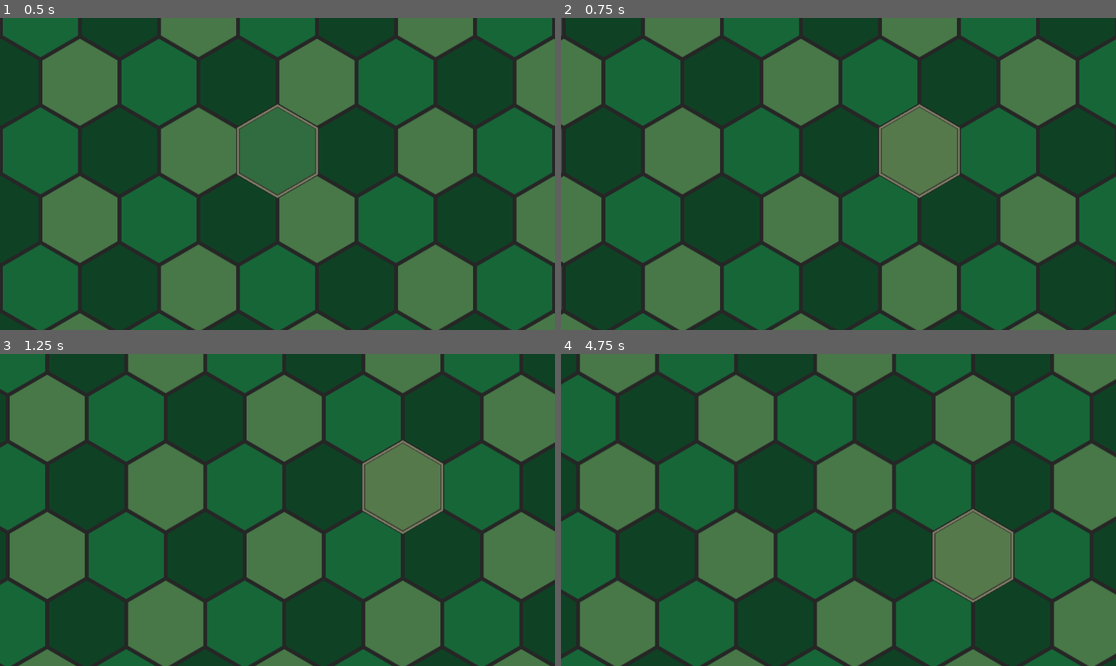
Above: before the commit, frames 1-4 (two rows, left to right).
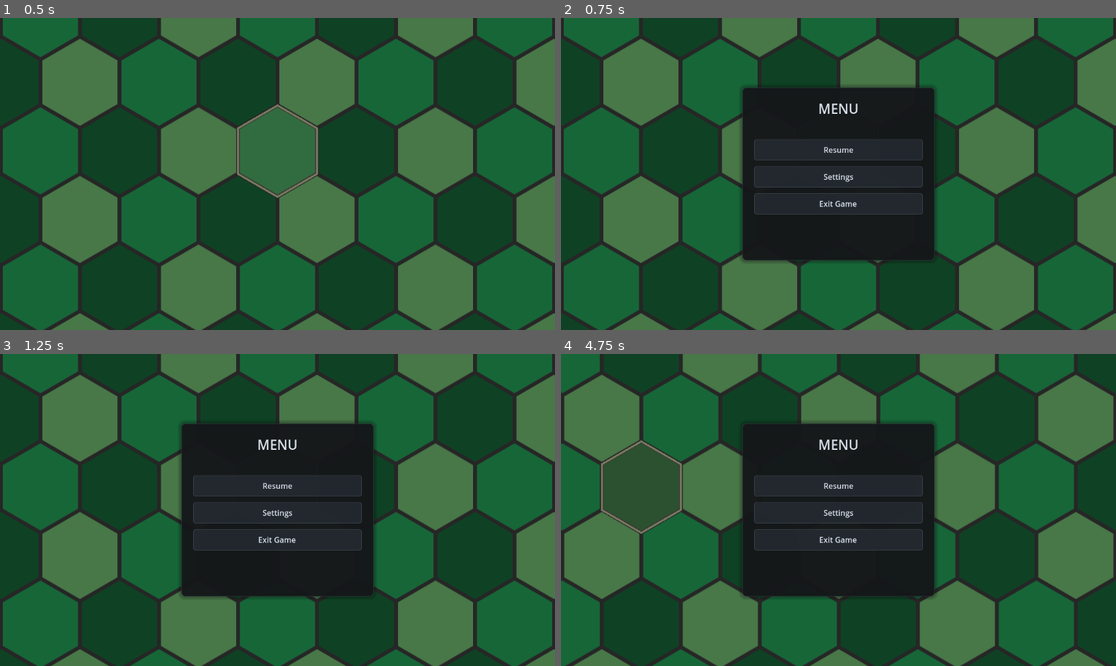
Above: after the commit, the same moments.

Repository: cognivore/collapsization
Game: Godot game, scene res://World.tscn
Two runs of this game, one before a commit and one after it. Both use one fixed random seed, a clock stepped at 60 frames per second and the inputs below.
Inputs (mouse positions are in pixels of both pictures, inside the frame that each line leads up to):
- Up to frame 1 (0.5 s): no input
- Up to frame 2 (0.75 s): tap Enter (toggle_menu, bound only after the commit) at 0.5 s; move the mouse to (960, 158) at 0.52 s; hold Right (ui_right) from 0.53 s (still down); click (960, 158) at 0.67 s
- Up to frame 3 (1.25 s): keep holding Right (ui_right)
- Up to frame 4 (4.75 s): release Right (ui_right) at 1.25 s; drag from (727, 525) to (810, 572) at 1.27 s; click (838, 485) at 2 s, where only the run after the commit has a clickable "Resume"; tap Space at 2.75 s; move the mouse to (894, 441) at 2.77 s; hold Right (ui_right) 2.78-3.5 s; drag from (810, 572) to (672, 463) at 3.52 s; tap Enter (toggle_menu, bound only after the commit) at 4.25 s; move the mouse to (1005, 556) at 4.27 s; hold Left (ui_left) from 4.28 s (still down)

Frame 1 is identical in both runs. In frame 2, 92% of the frame differs, in the area x 0-100%, y 0-100%; in frame 3, 62%; in frame 4, 90%.

Commit message:
Problem: Menu key should be F10 like Blizzard RTS games
Solution:

 - Changed toggle_menu input from M/backtick to F10 (project.godot)

Diff:
--- a/project.godot
+++ b/project.godot
@@ -27,7 +27,6 @@
 
 toggle_menu={
 "deadzone": 0.5,
-"events": [Object(InputEventKey,"resource_local_to_scene":fa …(140 unchanged characters)… d":false,"keycode":0,"physical_keycode":96,"key_label":0,"unicode":96,"location":0,"echo":false,"script":null)
-, Object(InputEventKey,"resource_local_to_scene":false,"resource_name":"","device":-1,"window_id":0,"alt_pressed":false,"shift_pressed":false,"ctrl_pressed":false,"meta_pressed":false,"pressed":false,"keycode":0,"physical_keycode":77,"key_label":0,"unicode":109,"location":0,"echo":false,"script":null)
+"events": [Object(InputEventKey,"resource_local_to_scene":fa …(140 unchanged characters)… d":false,"keycode":0,"physical_keycode":4194309,"key_label":0,"unicode":0,"location":0,"echo":false,"script":null)
 ]
 }
Not shown, changed: addons/elegant_menu/game_menu.gd
Not shown, changed: addons/elegant_menu/settings_manager.gd
